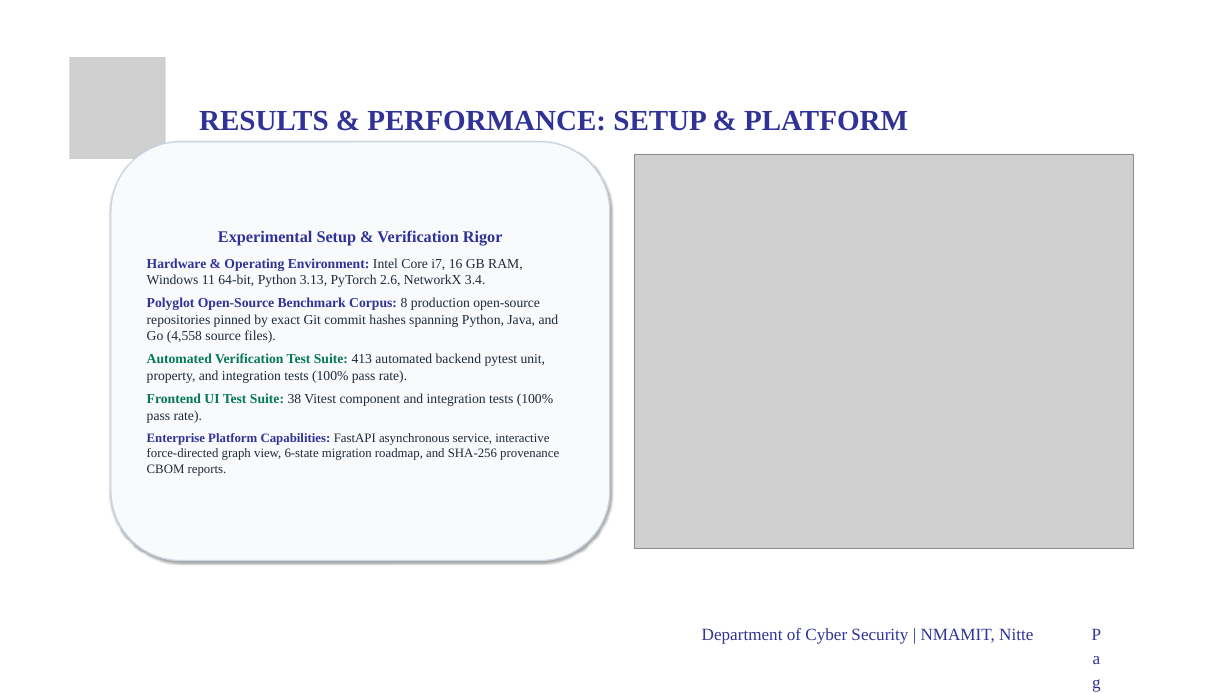
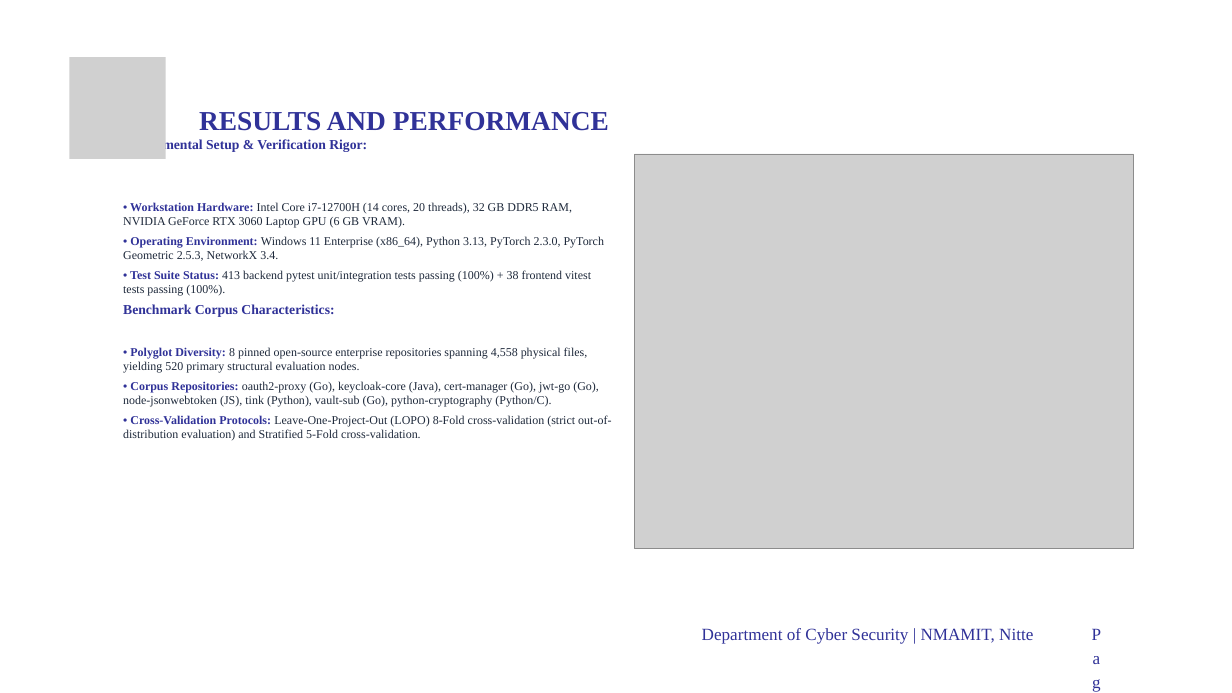
Before and after one commit to spoorthi2615/agilegraph--major-project, a slide deck: slide 14 of docs/major project phase-2.pptx. Drawn at 1232x693 pixels with LibreOffice and Linux fonts; fonts in the diff are those of the drawing; grey boxes stand for pictures; background and template pictures are left out. Boxes give left, top, right and bottom in pixels: in the first picture for what was removed or moved away, otherwise in the second. Text is boxed around its words. In the diff, an @@ line names an element or a change of style, - is before the commit and + after.

Commit message:
docs: strictly restore official NMAMIT presentation template format, native shapes, and exact slide titles

```diff
--- a/docs/major project phase-2.pptx
+++ b/docs/major project phase-2.pptx
@@ text at (x1=199, y1=112, x2=609, y2=131): text changed; size 34 to 32 pt @@
-RESULTS & PERFORMANCE: SETUP & PLATFORM
+RESULTS AND PERFORMANCE
@@ text at (x1=123, y1=138, x2=611, y2=440): text changed; size 16 to 14 pt @@
-Experimental Setup & Verification Rigor
-Hardware & Operating Environment: Intel Core i7, 16 GB RAM, Windows 11 64-bit, Python 3.13, PyTorch 2.6, NetworkX 3.4.
-Polyglot Open-Source Benchmark Corpus: 8 production open-source repositories pinned by exact Git commit hashes spanning Python, Java, and Go (4,558 source files).
-Automated Verification Test Suite: 413 automated backend pytest unit, property, and integration tests (100% pass rate).
-Frontend UI Test Suite: 38 Vitest component and integration tests (100% pass rate).
-Enterprise Platform Capabilities: FastAPI asynchronous service, interactive force-directed graph view, 6-state migration roadmap, and SHA-256 provenance CBOM reports.
+Experimental Setup & Verification Rigor:
+• Workstation Hardware: Intel Core i7-12700H (14 cores, 20 threads), 32 GB DDR5 RAM, NVIDIA GeForce RTX 3060 Laptop GPU (6 GB VRAM).
+• Operating Environment: Windows 11 Enterprise (x86_64), Python 3.13, PyTorch 2.3.0, PyTorch Geometric 2.5.3, NetworkX 3.4.
+• Test Suite Status: 413 backend pytest unit/integration tests passing (100%) + 38 frontend vitest tests passing (100%).
+Benchmark Corpus Characteristics:
+• Polyglot Diversity: 8 pinned open-source enterprise repositories spanning 4,558 physical files, yielding 520 primary structural evaluation nodes.
+• Corpus Repositories: oauth2-proxy (Go), keycloak-core (Java), cert-manager (Go), jwt-go (Go), node-jsonwebtoken (JS), tink (Python), vault-sub (Go), python-cryptography (Python/C).
+• Cross-Validation Protocols: Leave-One-Project-Out (LOPO) 8-Fold cross-validation (strict out-of-distribution evaluation) and Stratified 5-Fold cross-validation.
@@ text "Experimental Setup & Verification Rigor:" moved from (x1=111, y1=142, x2=610, y2=561) to (x1=123, y1=138, x2=611, y2=440) @@
@@ text "Experimental Setup & Verification Rigor:" at (x1=123, y1=138, x2=611, y2=440): vertical alignment middle to top; fill #F8FAFC to none; outline #CBD5E1 1.5 pt to none; shadow off @@
```
Also in this commit, not shown: 16 other slides changed, 4 slides added, 4 slides removed, 1 other file.
